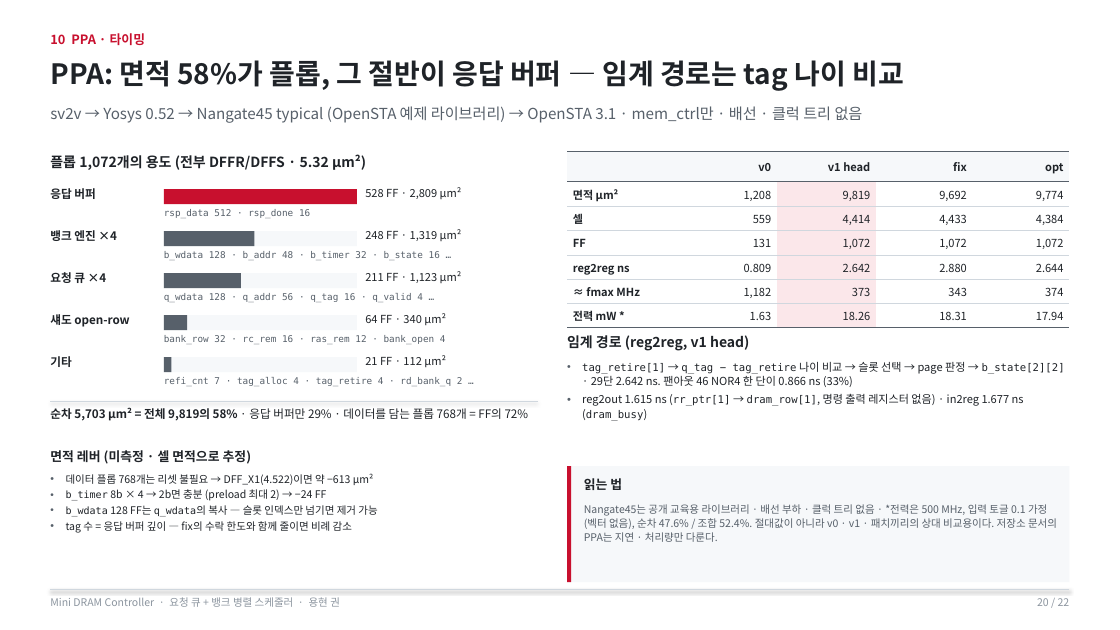
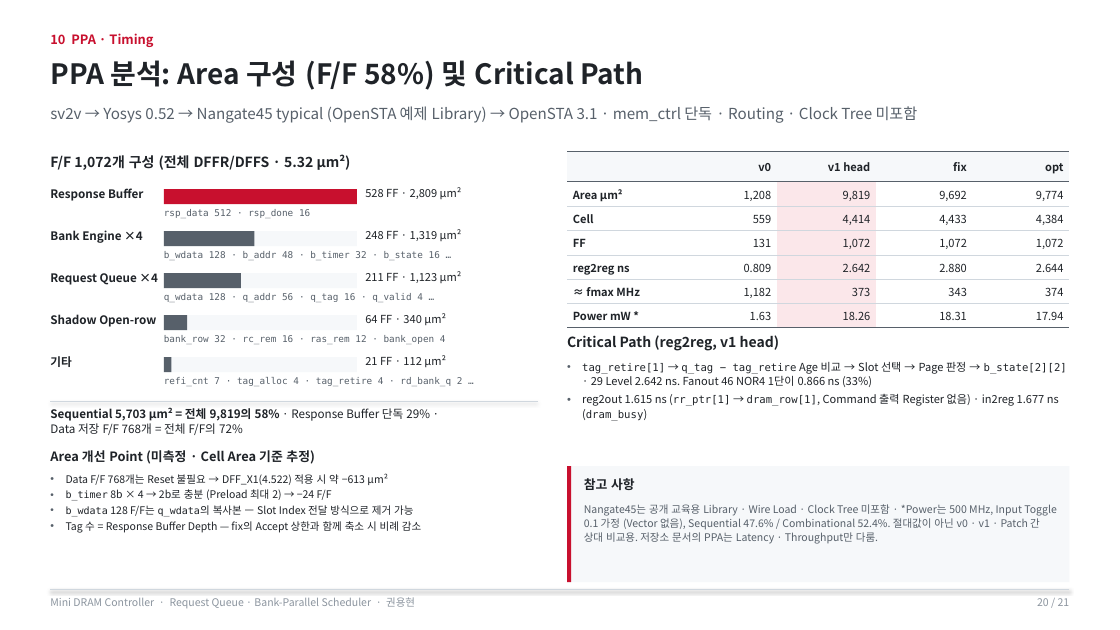
Before and after one commit to yhkwon-git/mini-dram-controller, a slide deck: slide 20 of portfolio-deck/MiniDramController_Portfolio.pptx. Drawn at 1120x630 pixels with LibreOffice and Linux fonts; fonts in the diff are those of the drawing. Boxes give left, top, right and bottom in pixels: in the first picture for what was removed or moved away, otherwise in the second. Text is boxed around its words. In the diff, an @@ line names an element or a change of style, - is before the commit and + after.

```diff
--- a/portfolio-deck/MiniDramController_Portfolio.pptx
+++ b/portfolio-deck/MiniDramController_Portfolio.pptx
@@ text at (50,33,153,47): text changed @@
-10 PPA · 타이밍
+10 PPA · Timing
@@ text at (50,60,643,90): text changed @@
-PPA: 면적 58%가 플롭, 그 절반이 응답 버퍼 — 임계 경로는 tag 나이 비교
+PPA 분석: Area 구성 (F/F 58%) 및 Critical Path
@@ text at (50,106,918,123): text changed @@
-sv2v → Yosys 0.52 → Nangate45 typical (OpenSTA 예제 라이브러리) → OpenSTA 3.1 · mem_ctrl만 · 배선 · 클럭 트리 없음
+sv2v → Yosys 0.52 → Nangate45 typical (OpenSTA 예제 Library) → OpenSTA 3.1 · mem_ctrl 단독 · Routing · Clock Tree 미포함
@@ text at (50,154,351,170): text changed @@
-플롭 1,072개의 용도 (전부 DFFR/DFFS · 5.32 µm²)
+F/F 1,072개 구성 (전체 DFFR/DFFS · 5.32 µm²)
@@ table at (567,151,1070,324) @@
-row 2, column 1: 면적 µm²
+row 2, column 1: Area µm²
-row 3, column 1: 셀
+row 3, column 1: Cell
-row 7, column 1: 전력 mW *
+row 7, column 1: Power mW *
@@ text at (50,188,143,201): text changed @@
-응답 버퍼
+Response Buffer
@@ text at (50,230,143,243): text changed @@
-뱅크 엔진 ×4
+Bank Engine ×4
@@ text at (50,273,158,285): text changed @@
-요청 큐 ×4
+Request Queue ×4
@@ text at (50,314,156,327): text changed @@
-섀도 open-row
+Shadow Open-row
@@ text at (567,335,779,351): text changed @@
-임계 경로 (reg2reg, v1 head)
+Critical Path (reg2reg, v1 head)
@@ text at (582,362,1067,420): text changed @@
-• tag_retire[1] → q_tag − tag_retire 나이 비교 → 슬롯 선택 → page 판정 → b_state[2][2] · 29단 2.642 ns. 팬아웃 46 NOR4 한 단이 0.866 ns (33%)
-• reg2out 1.615 ns (rr_ptr[1] → dram_row[1], 명령 출력 레지스터 없음) · in2reg 1.677 ns (dram_busy)
+• tag_retire[1] → q_tag − tag_retire Age 비교 → Slot 선택 → Page 판정 → b_state[2][2] · 29 Level 2.642 ns. Fanout 46 NOR4 1단이 0.866 ns (33%)
+• reg2out 1.615 ns (rr_ptr[1] → dram_row[1], Command 출력 Register 없음) · in2reg 1.677 ns (dram_busy)
@@ text at (50,407,430,435): text changed @@
-순차 5,703 µm² = 전체 9,819의 58% · 응답 버퍼만 29% · 데이터를 담는 플롭 768개 = FF의 72%
+Sequential 5,703 µm² = 전체 9,819의 58% · Response Buffer 단독 29% ·
+Data 저장 F/F 768개 = 전체 F/F의 72%
@@ text at (50,450,315,464): text changed @@
-면적 레버 (미측정 · 셀 면적으로 추정)
+Area 개선 Point (미측정 · Cell Area 기준 추정)
@@ text at (66,473,421,533): text changed @@
-• 데이터 플롭 768개는 리셋 불필요 → DFF_X1(4.522)이면 약 −613 µm²
-• b_timer 8b × 4 → 2b면 충분 (preload 최대 2) → −24 FF
-• b_wdata 128 FF는 q_wdata의 복사 — 슬롯 인덱스만 넘기면 제거 가능
-• tag 수 = 응답 버퍼 깊이 — fix의 수락 한도와 함께 줄이면 비례 감소
+• Data F/F 768개는 Reset 불필요 → DFF_X1(4.522) 적용 시 약 −613 µm²
+• b_timer 8b × 4 → 2b로 충분 (Preload 최대 2) → −24 F/F
+• b_wdata 128 F/F는 q_wdata의 복사본 — Slot Index 전달 방식으로 제거 가능
+• Tag 수 = Response Buffer Depth — fix의 Accept 상한과 함께 축소 시 비례 감소
@@ text at (584,478,635,490): text changed @@
-읽는 법
+참고 사항
@@ text at (584,504,1057,544): text changed @@
-Nangate45는 공개 교육용 라이브러리 · 배선 부하 · 클럭 트리 없음 · *전력은 500 MHz, 입력 토글 0.1 가정 (벡터 없음), 순차 47.6% / 조합 52.4%. 절대값이 아니라 v0 · v1 · 패치끼리의 상대 비교용이다. 저장소 문서의 PPA는 지연 · 처리량만 다룬다.
+Nangate45는 공개 교육용 Library · Wire Load · Clock Tree 미포함 · *Power는 500 MHz, Input Toggle 0.1 가정 (Vector 없음), Sequential 47.6% / Combinational 52.4%. 절대값이 아닌 v0 · v1 · Patch 간 상대 비교용. 저장소 문서의 PPA는 Latency · Throughput만 다룸.
@@ text at (50,597,415,608): text changed @@
-Mini DRAM Controller · 요청 큐 + 뱅크 병렬 스케줄러 · 용현 권
+Mini DRAM Controller · Request Queue · Bank-Parallel Scheduler · 권용현
```
Also in this commit, not shown: 20 other slides changed, 1 slide removed, 1 other file.
